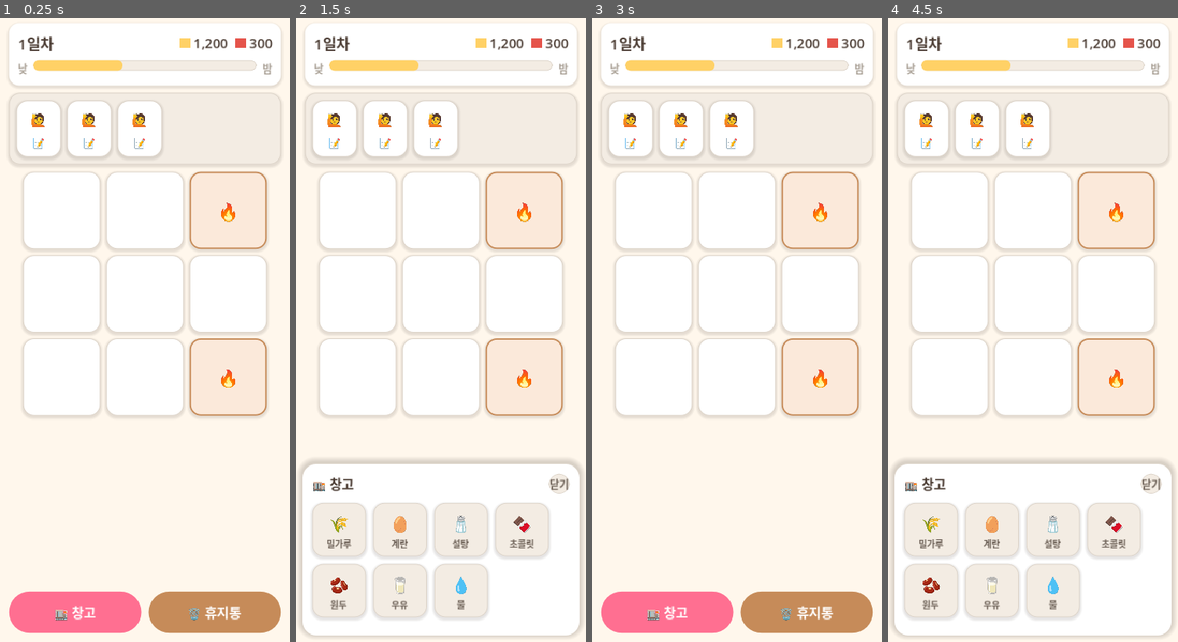
Above: before the commit, frames 1-4 (left to right).
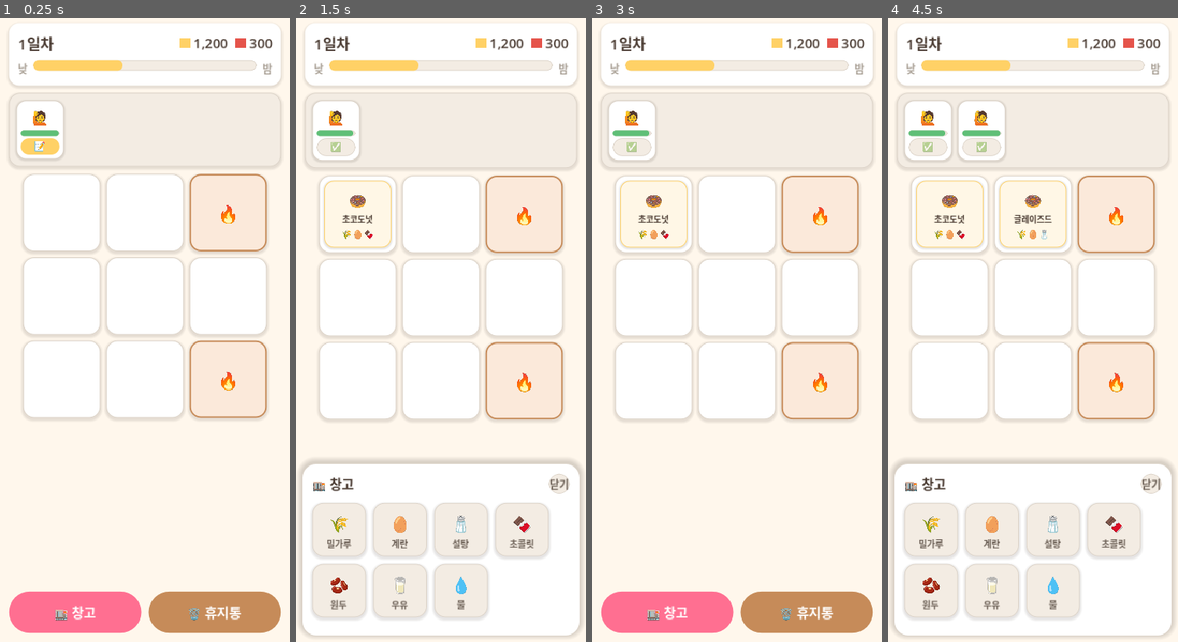
Above: after the commit, the same moments.

Repository: yellyB/game-slot-kitchen
Game: Godot game, scene res://scenes/Main.tscn
Two runs of this game, one before a commit and one after it. Both use one fixed random seed, a clock stepped at 60 frames per second and the inputs below.
Inputs (mouse positions are in pixels of both pictures, inside the frame that each line leads up to):
- Up to frame 1 (0.25 s): no input
- Up to frame 2 (1.5 s): click "🏬 창고" at 0.5 s; click (336, 149) at 1.25 s, where only the run after the commit has a clickable "📝"
- Up to frame 3 (3 s): click "🗑️ 휴지통" at 2 s; click "닫기" at 2.75 s
- Up to frame 4 (4.5 s): click "🏬 창고" at 3.5 s; click (980, 149) at 4.25 s, where only the run after the commit has a clickable "📝"

The runs differ from the first frame. In frame 1, 5.2% of the frame differs, in the area x 3-97%, y 13-65%; in frame 2, 8.9%; in frame 3, 8.9%; in frame 4, 11%.

Commit message:
feat: 손님 큐 + 스포너 + 주문받기
Customer(얼굴·인내심 게이지·쪽지). 스포너 Timer로 큐에 등장(최대 4),
인내심 줄어들다 낮으면 빨강, 0이면 퇴장. 쪽지 탭 → 주문서 티켓이 다음
빈 슬롯에 놓이고 손님은 큐에 남음(✅). 주문받으면 인내심 정지(서빙은 이후).

Co-Authored-By: Claude Opus 4.8 (1M context) <noreply@anthropic.com>

Diff:
--- /dev/null
+++ b/scripts/customer.gd
@@ -0,0 +1,99 @@
+class_name Customer
+extends PanelContainer
+## 손님 큐 카드 — 얼굴 + 인내심 게이지(줄어듦) + 쪽지(주문받기).
+## 쪽지 탭 → note_tapped, 인내심 0 → expired.
+
+signal note_tapped(customer: Customer)
+signal expired(customer: Customer)
+
+const PATIENCE := 20.0  # 초 (나중에 config.gd로)
+
+var recipe_id: String
+var order_taken := false
+var _patience_left := PATIENCE
+var _done := false
+var _gauge: ProgressBar
+var _note: Button
+
+func setup(id: String) -> void:
+	recipe_id = id
+
+func _ready() -> void:
+	custom_minimum_size = Vector2(64, 76)
+	var s := StyleBoxFlat.new()
+	s.bg_color = Palette.WHITE
+	s.set_corner_radius_all(12)
+	s.set_border_width_all(1)
+	s.border_color = Palette.GRAY300
+	s.shadow_color = Color(0.164, 0.129, 0.106, 0.12)
+	s.shadow_size = 3
+	s.shadow_offset = Vector2(0, 1)
+	add_theme_stylebox_override("panel", s)
+
+	var pad := MarginContainer.new()
+	for side in ["left", "right", "top", "bottom"]:
+		pad.add_theme_constant_override("margin_" + side, 5)
+	add_child(pad)
+
+	var v := VBoxContainer.new()
+	v.alignment = BoxContainer.ALIGNMENT_CENTER
+	v.add_theme_constant_override("separation", 3)
+	pad.add_child(v)
+
+	var face := Label.new()
+	face.text = "🙋"
+	face.mouse_filter = Control.MOUSE_FILTER_IGNORE
+	face.add_theme_font_size_override("font_size", 22)
+	face.horizontal_alignment = HORIZONTAL_ALIGNMENT_CENTER
+	v.add_child(face)
+
+	_gauge = ProgressBar.new()
+	_gauge.min_value = 0
+	_gauge.max_value = PATIENCE
+	_gauge.value = PATIENCE
+	_gauge.show_percentage = false
+	_gauge.custom_minimum_size = Vector2(0, 8)
+	_gauge.add_theme_stylebox_override("background", _pill(Palette.GRAY100, Palette.GRAY300))
+	_gauge.add_theme_stylebox_override("fill", _pill(Palette.SUCCESS))
+	v.add_child(_gauge)
+
+	_note = Button.new()
+	_note.text = "📝"
+	_note.add_theme_font_size_override("font_size", 15)
+	_note.add_theme_color_override("font_color", Palette.TEXT)
+	_note.add_theme_stylebox_override("normal", _pill(Palette.ACCENT))
+	_note.add_theme_stylebox_override("hover", _pill(Palette.ACCENT.lightened(0.12)))
+	_note.add_theme_stylebox_override("pressed", _pill(Palette.ACCENT.darkened(0.1)))
+	_note.add_theme_stylebox_override("disabled", _pill(Palette.GRAY100, Palette.GRAY300))
+	_note.pressed.connect(func(): note_tapped.emit(self))
+	v.add_child(_note)
+
+
+func _process(delta: float) -> void:
+	# 주문받으면 인내심 정지 (서빙은 D5). 그 전까지는 계속 줄어듦.
+	if order_taken or _done:
+		return
+	_patience_left -= delta
+	_gauge.value = _patience_left
+	if _patience_left <= PATIENCE * 0.3:
+		_gauge.add_theme_stylebox_override("fill", _pill(Palette.DANGER))
+	if _patience_left <= 0.0:
+		_done = true
+		set_process(false)
+		expired.emit(self)
+
+
+func mark_order_taken() -> void:
+	order_taken = true
+	_note.disabled = true
+	_note.text = "✅"
+
+
+func _pill(bg: Color, border: Color = Color.TRANSPARENT) -> StyleBoxFlat:
+	var s := StyleBoxFlat.new()
+	s.bg_color = bg
+	s.set_corner_radius_all(999)
+	if border.a > 0.0:
+		s.set_border_width_all(1)
+		s.border_color = border
+	return s
--- a/scripts/main.gd
+++ b/scripts/main.gd
@@ -8,6 +8,8 @@
 const GRID_COLS := 3
 const GRID_SLOTS := 9
 const TOOL_SLOTS := [2, 8]  # 도구석(🔥) 위치 (우상·우하) — 재료 못 들어옴
+const MAX_QUEUE := 4         # 손님 큐 최대
+const SPAWN_INTERVAL := 4.0  # 손님 등장 간격(초) — 나중에 config.gd/웨이브(D6)로
 
 var _slots: Array[Slot] = []
 
@@ -15,6 +17,9 @@
 var _trash_btn: TrashButton
 var _warehouse_sheet: Panel
 var _tiles: Array[IngredientTile] = []
+
+var _queue_row: HBoxContainer
+var _spawn_timer: Timer
 
 
 func _ready() -> void:
@@ -54,6 +59,14 @@
 	add_child(_warehouse_sheet)
 
 	Move.performed.connect(_refresh_tiles)
+
+	# 손님 스포너
+	_spawn_timer = Timer.new()
+	_spawn_timer.wait_time = SPAWN_INTERVAL
+	_spawn_timer.timeout.connect(_spawn_customer)
+	add_child(_spawn_timer)
+	_spawn_timer.start()
+	_spawn_customer()  # 시작하자마자 첫 손님
 
 
 # ── 상단바: 일차·돈·가게세 + 영업시간 바 ──────────────────────
@@ -116,39 +129,11 @@
 		pad.add_theme_constant_override("margin_" + side, 10)
 	panel.add_child(pad)
 
-	var row := HBoxContainer.new()
-	row.add_theme_constant_override("separation", 8)
-	pad.add_child(row)
-
-	for i in range(3):
-		row.add_child(_customer_placeholder())
-
-	var gap := Control.new()
-	gap.size_flags_horizontal = Control.SIZE_EXPAND_FILL
-	row.add_child(gap)
+	_queue_row = HBoxContainer.new()
+	_queue_row.add_theme_constant_override("separation", 8)
+	pad.add_child(_queue_row)
 
 	return panel
-
-
-func _customer_placeholder() -> Control:
-	var c := PanelContainer.new()
-	c.add_theme_stylebox_override("panel", _card_box(Palette.WHITE, Palette.GRAY300))
-	c.custom_minimum_size = Vector2(60, 76)
-
-	var v := VBoxContainer.new()
-	v.alignment = BoxContainer.ALIGNMENT_CENTER
-	v.add_theme_constant_override("separation", 4)
-	c.add_child(v)
-
-	var face := _label("🙋", 22, false)
-	face.horizontal_alignment = HORIZONTAL_ALIGNMENT_CENTER
-	v.add_child(face)
-
-	var note := _label("📝", 16, false, Palette.GRAY500)
-	note.horizontal_alignment = HORIZONTAL_ALIGNMENT_CENTER
-	v.add_child(note)
-
-	return c
 
 
 # ── 슬롯 그리드: 3×3, 도구석 2 ────────────────────────────
@@ -267,6 +252,43 @@
 		Move.background_click()
 
 
+# ── 손님 / 주문 ───────────────────────────────────────────
+func _spawn_customer() -> void:
+	if _queue_row.get_child_count() >= MAX_QUEUE:
+		return
+	var c := Customer.new()
+	c.setup(Recipes.random_id())
+	c.note_tapped.connect(_on_note_tapped)
+	c.expired.connect(_on_customer_expired)
+	_queue_row.add_child(c)
+
+
+## 쪽지 탭 → 주문서 티켓을 다음 빈 슬롯에. 손님은 큐에 그대로.
+func _on_note_tapped(customer: Customer) -> void:
+	if customer.order_taken:
+		return
+	var slot := _first_empty_slot()
+	if slot == null:
+		return  # 빈 슬롯 없음 (나중에 Toast)
+	var ticket := OrderCard.new()
+	ticket.setup(customer.recipe_id)
+	slot.place_card(ticket)
+	customer.mark_order_taken()
+	_refresh_tiles()
+
+
+## 인내심 0 → 손님 퇴장 (손실 처리는 D5/D6에서).
+func _on_customer_expired(customer: Customer) -> void:
+	customer.queue_free()
+
+
+func _first_empty_slot() -> Slot:
+	for s in _slots:
+		if s.is_empty():
+			return s
+	return null
+
+
 func _board_full() -> bool:
 	for s in _slots:
 		if s.is_empty():
Not shown, added: scripts/customer.gd.uid
